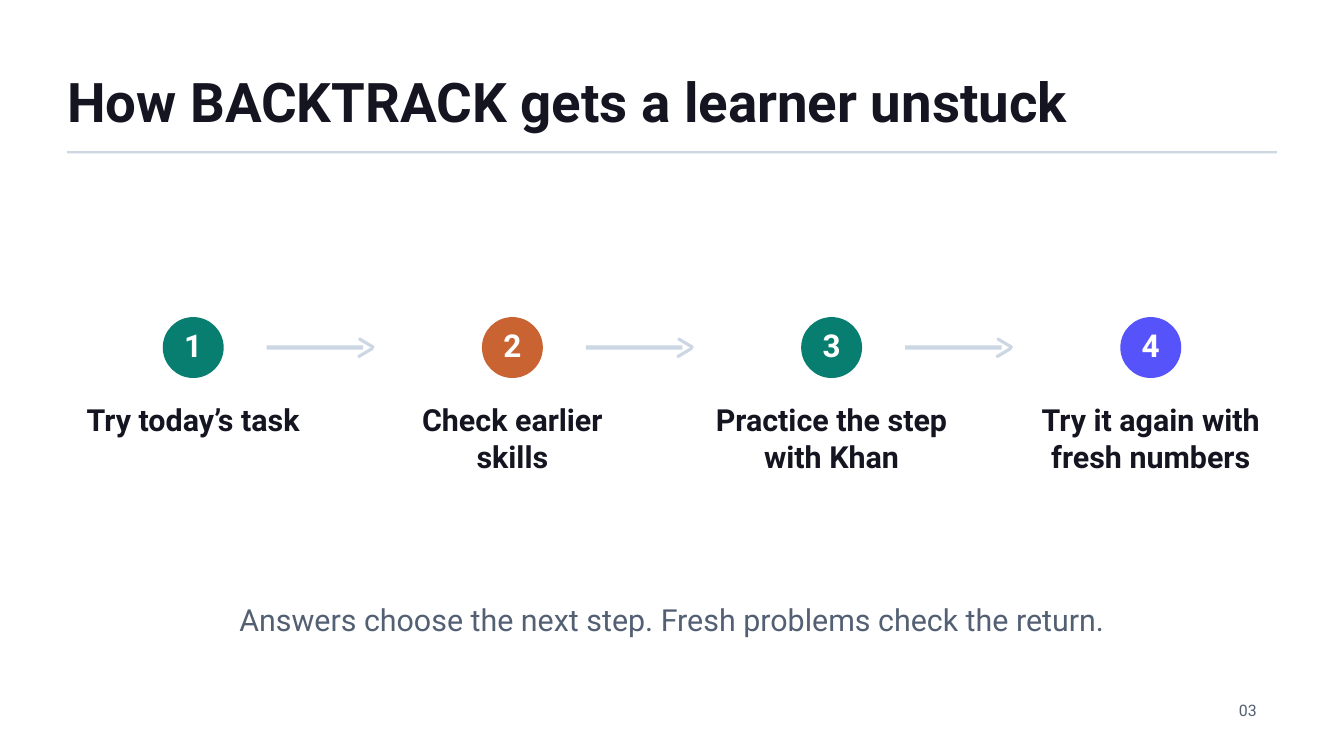
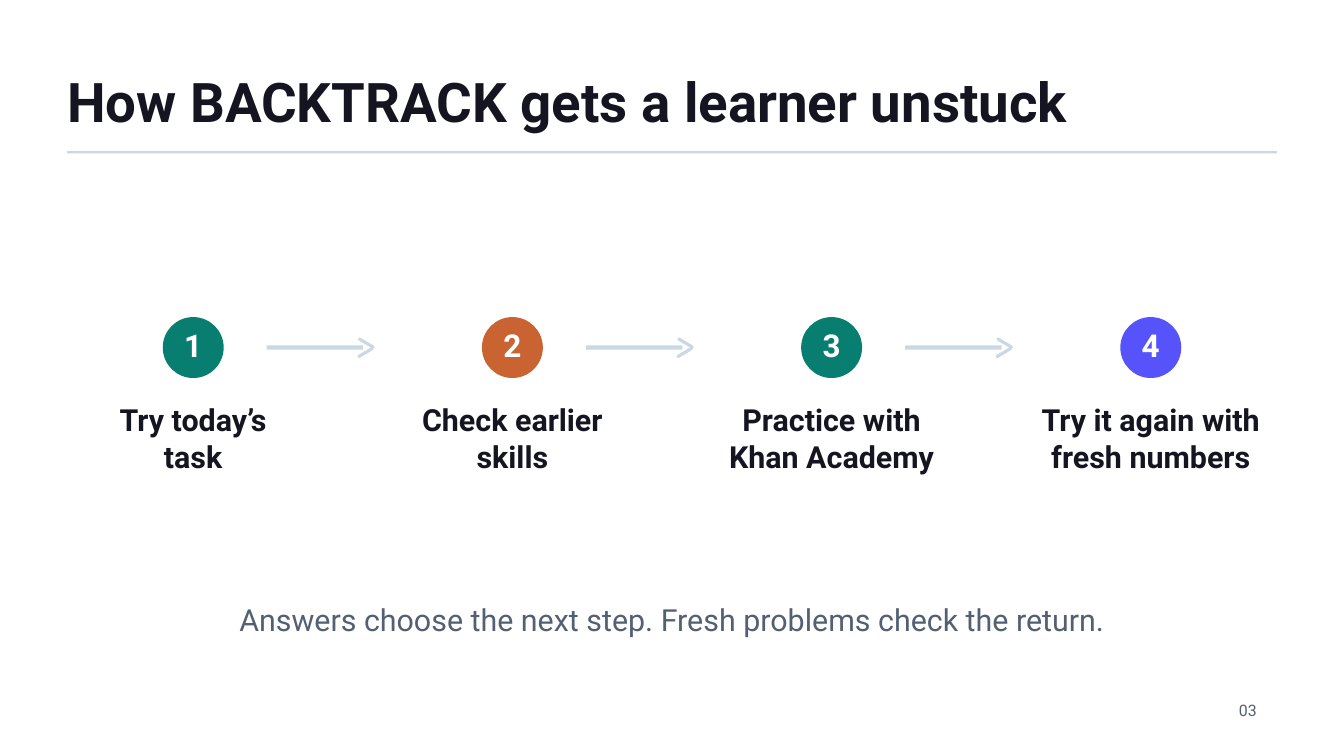
Before and after one commit to KhanAcademy-Backtrack/KhanAcademy-Backtrack-Demo, a slide deck: slide 3 of output/BACKTRACK_KEIC_2026_Embedded.pptx. Drawn at 1344x756 pixels with LibreOffice and Linux fonts; fonts in the diff are those of the drawing; background and template pictures are left out. Boxes give left, top, right and bottom in pixels: in the first picture for what was removed or moved away, otherwise in the second. Text is boxed around its words. In the diff, an @@ line names an element or a change of style, - is before the commit and + after.

```diff
--- a/output/BACKTRACK_KEIC_2026_Embedded.pptx
+++ b/output/BACKTRACK_KEIC_2026_Embedded.pptx
@@ text at [120, 408, 267, 469]: text changed @@
-Try today’s task
+Try today’s
+task
@@ text at [729, 408, 934, 475]: text changed @@
-Practice the step
-with Khan
+Practice with
+Khan Academy
```
Also in this commit, not shown: 3 other slides changed, 1 slide added, 1 slide removed, 16 other files.
